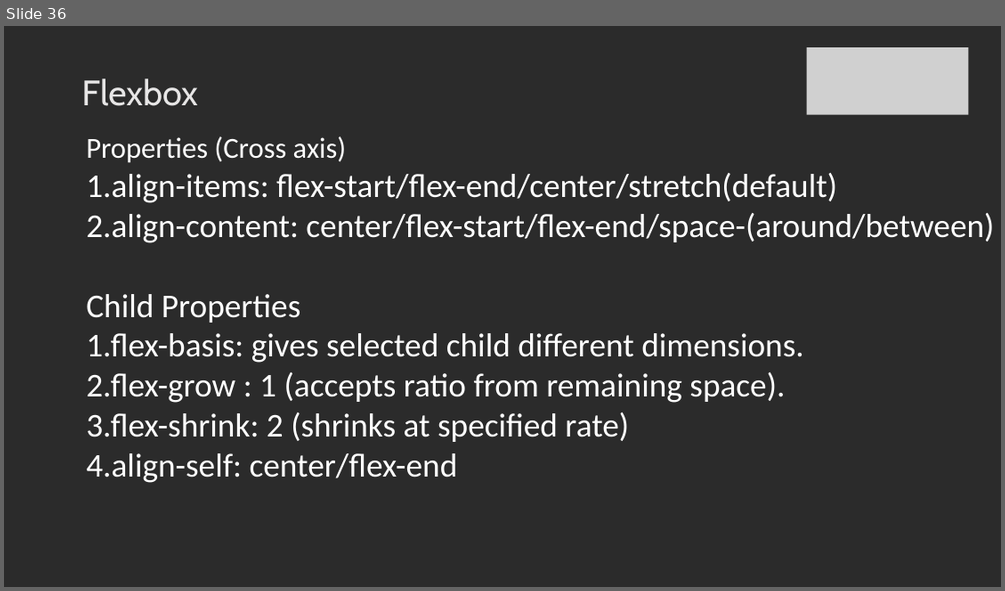
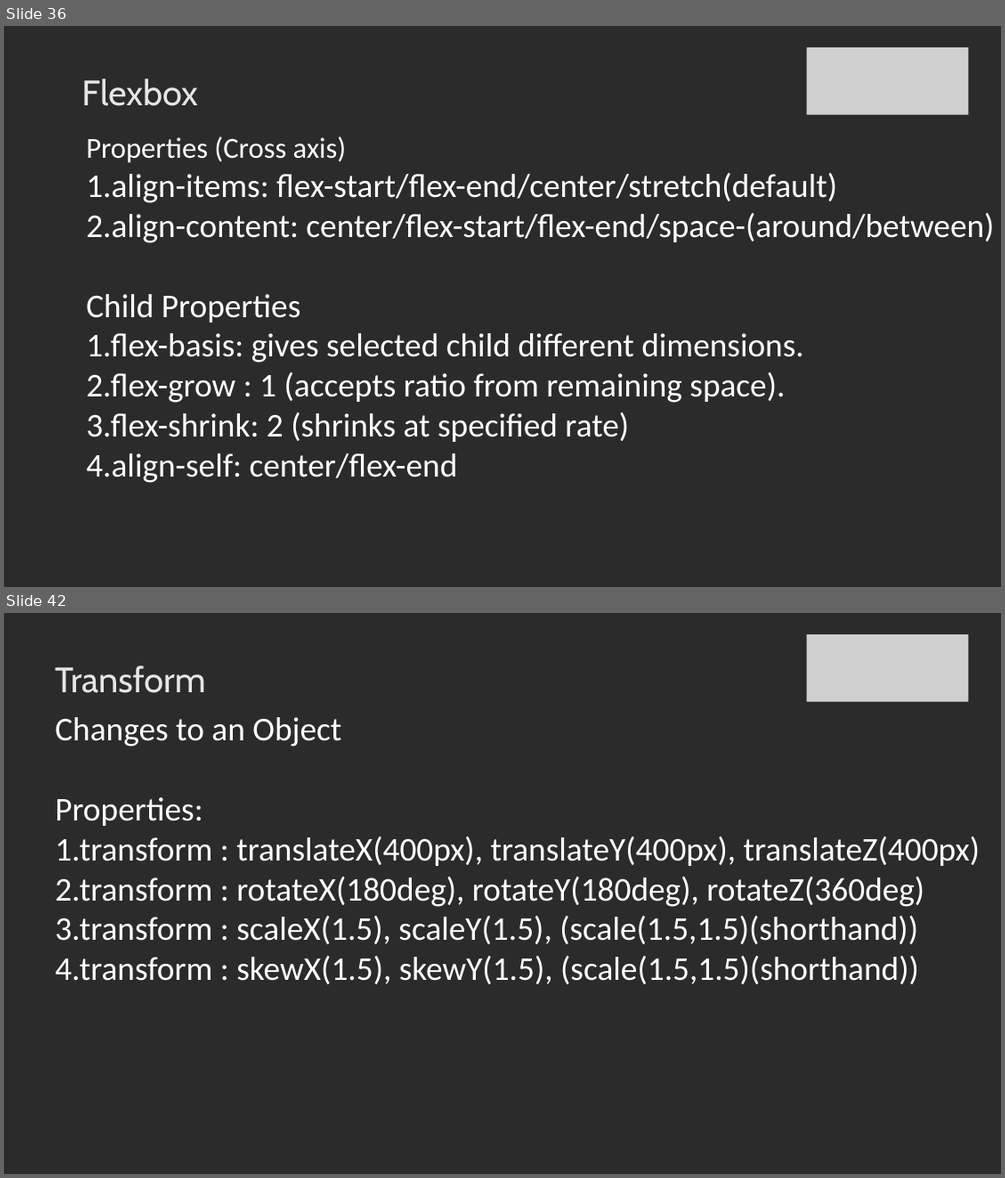
Before and after one commit to SachinBarpanda/WebDevGla, a slide deck: CSS.pptx. Shown one above the other, each under a label of ours: slide 36 before the commit, slides 36 and 42 after it; the slides between them are not shown. The pictures are 1005x591 and 1005x1178 pixels, drawn with LibreOffice and Linux fonts; fonts in the diff are those of the drawing; grey boxes stand for pictures; background and template pictures are left out; a plain dark background stands for a picture behind light text. Boxes give left, top, right and bottom in pixels: in the first picture for what was removed or moved away, otherwise in the second. Text is boxed around its words. In the diff, an @@ line names an element or a change of style, - is before the commit and + after.

```diff
--- a/CSS.pptx
+++ b/CSS.pptx
@@ slide 42 added at bbox=[4, 613, 1001, 1174], background picture (left out) @@
@@ picture added at bbox=[807, 634, 968, 702] @@
@@ title added at bbox=[55, 666, 206, 693], 34 pt, text #E7E6E6 @@
+Transform
@@ text added at bbox=[55, 717, 980, 984], 32 pt, text #FFFFFF @@
+Changes to an Object
+Properties:
+1.transform : translateX(400px), translateY(400px), translateZ(400px)
+2.transform : rotateX(180deg), rotateY(180deg), rotateZ(360deg)
+3.transform : scaleX(1.5), scaleY(1.5), (scale(1.5,1.5)(shorthand))
+4.transform : skewX(1.5), skewY(1.5), (scale(1.5,1.5)(shorthand))
```
Also in this commit, not shown: 1 slide changed, 10 other slides added, 8 other files.
